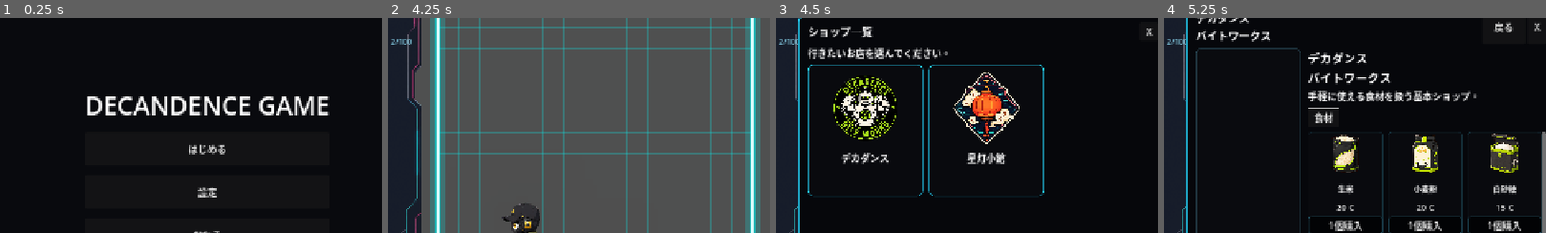
Above: before the commit, frames 1-4 (left to right).
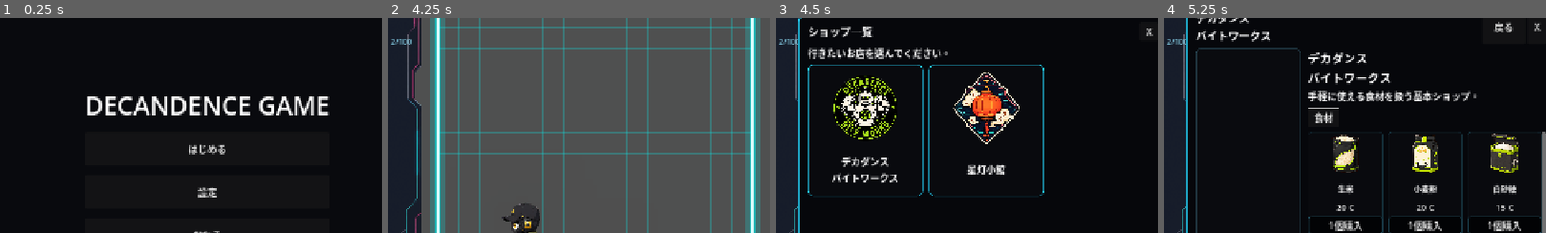
Above: after the commit, the same moments.

Repository: grimoire1089-coder/optimistic
Game: Godot game, scene res://Scenes/Boot/TitleScene.tscn
Two runs of this game, one before a commit and one after it. Both use one fixed random seed, a clock stepped at 60 frames per second and the inputs below. Sound files missing from this copy of the repository are replaced by a short silence.
Inputs (mouse positions are % of the whole screen's width and height, from its top left):
- Up to frame 1 (0.25 s): no input
- Up to frame 2 (4.25 s): click "はじめる" at 0.5 s; click "BGM" at 1.25 s; click "OFF" at 2 s; click "ロビン" at 2.75 s; click "×" at 3.5 s
- Up to frame 3 (4.5 s): click "ショップ" at 4.25 s
- Up to frame 4 (5.25 s): click (35, 41) at 5.02 s
The pictures show only the part of the screen within x 23-73%, y 15-65%; the shares and areas given below are measured in that part.

Frames 1-2 are identical in both runs. In frame 3, 1.6% of the frame differs, in the area x 14-61%, y 62-77%; in frame 4, nothing differs.

Commit message:
Use two-line shop card menu script

Diff:
--- a/Scenes/UI/Shop/ShopMenu.tscn
+++ b/Scenes/UI/Shop/ShopMenu.tscn
@@ -1,6 +1,6 @@
 [gd_scene load_steps=5 format=3]
 
-[ext_resource type="Script" path="res://Scripts/UI/Shop/ShopMenu.gd" id="1_shop_menu"]
+[ext_resource type="Script" path="res://Scripts/UI/Shop/ShopMenuTwoLineCards.gd" id="1_shop_menu"]
 [ext_resource type="Resource" path="res://Data/Shops/ShopDatabase.tres" id="2_shop_database"]
 
 [sub_resource type="StyleBoxFlat" id="StyleBoxFlat_shop_panel"]
